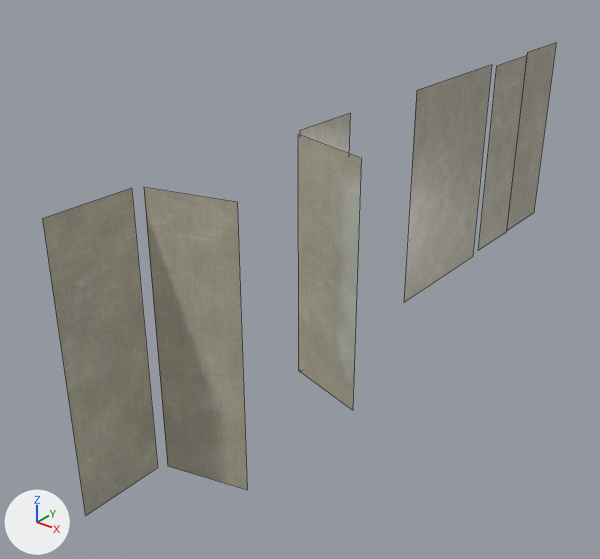
The FBX model Assets/04.Graphics/Environment/BoardGameRoom/12.TraditionalKoreanHouse/Models/Baked/TraditionalKoreanHouse_PaperA.fbx as it was, and as the next commit left it.
Rendered twice from a 50 mm lens placed at (5.38, -5.24, 3.35), pointed at (2.27, -1.35, 0.94). Every picture has the same lights, and +X, +Y and +Z are marked at lower left. The older version comes first. Mesh edges are drawn as thin lines. Where no turn or scale is listed for an object, it has been applied to the vertices.

Names of what the first picture shows: 'TraditionalKoreanHouse_PaperA'.
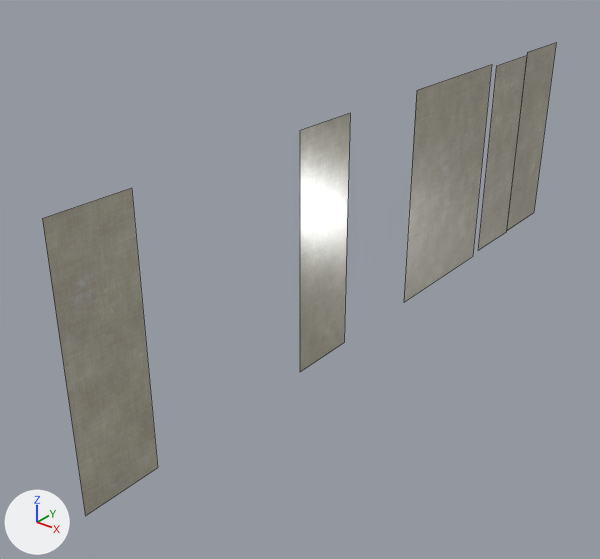
Where the newer file only moved an object's origin or applied its transform, the numbers keep the older frame.

Location of each change, [x1, y1, x2, y2] in pixels of the pictures (600 x 559 px):
part 1 of me_mesh, deleted
    before: [298, 135, 361, 410]
part 2 of me_mesh, deleted
    before: [144, 187, 247, 490]

What changed in the scene script:
```text
Change me_mesh:
    used by ob_traditionalkoreanhouse_papera; location = (2.775, -0.749, 1.255)
    remove me_mesh.from_pydata(...)  # 28 vertices, 7 faces; spans x -0.27..0.27, y -2.63..2.63, z -0.8..0.8
    add me_mesh.from_pydata(...)  # 20 vertices, 5 faces; spans x -0.27, y -2.63..2.63, z -0.8..0.8
    me_mesh part 1: the loose piece of 4 vertices spanning x -0.26..0.27, y -1.08..-0.93, z -0.77..0.78 is deleted
    me_mesh part 2: the loose piece of 4 vertices spanning x -0.24..0.23, y -2.1..-1.97, z -0.8..0.8 is deleted
```
